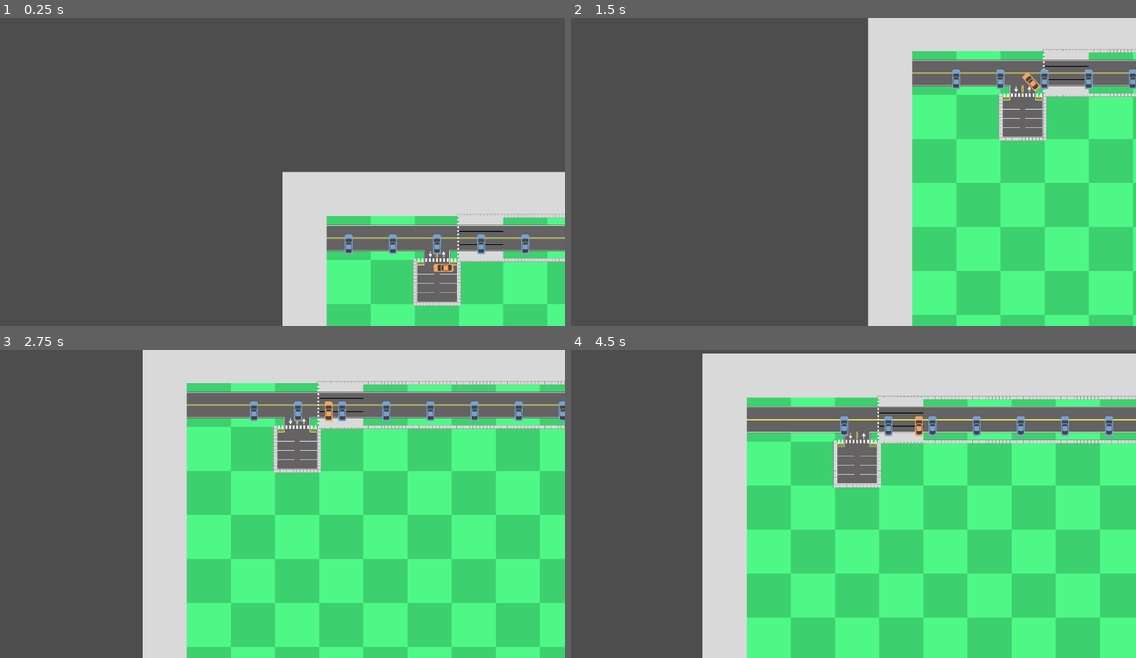
Above: before the commit, frames 1-4 (two rows, left to right).
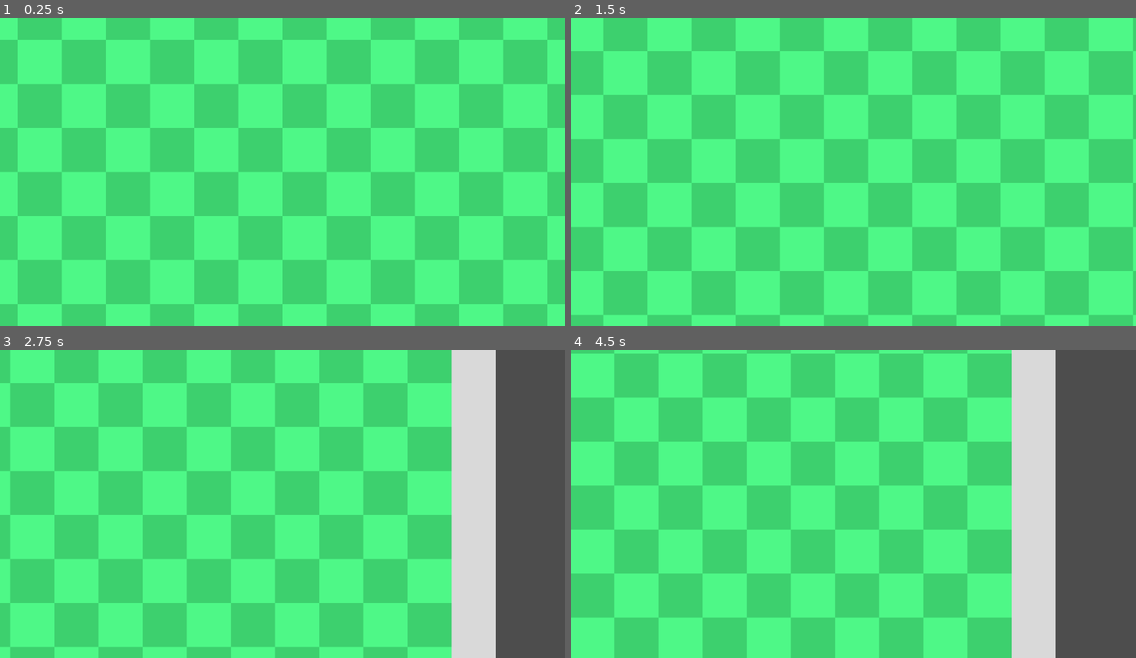
Above: after the commit, the same moments.

Repository: EricBroyles/TheCityPlannersDuelPrototype
Game: Godot game, scene res://Scenes/NavigationExperiment.tscn
Two runs of this game, one before a commit and one after it. Both use one fixed random seed, a clock stepped at 60 frames per second and the inputs below. The project has no main scene, so this scene is started directly.
Inputs (mouse positions are in pixels of both pictures, inside the frame that each line leads up to):
- Up to frame 1 (0.25 s): no input
- Up to frame 2 (1.5 s): tap Enter at 0.5 s; move the mouse to (977, 156) at 0.52 s; hold S (move camera down) 0.53-1.28 s; click (977, 156) at 0.67 s; tap Space at 0.77 s; move the mouse to (740, 187) at 1.27 s; tap A (move camera left) at 1.35 s; click (740, 187) at 1.42 s
- Up to frame 3 (2.75 s): tap Space at 1.52, 2 s; move the mouse to (339, 436) at 2.02 s; hold D (move camera right) from 2.03 s (still down); click (339, 436) at 2.17 s
- Up to frame 4 (4.5 s): move the mouse to (825, 565) at 2.77 s; release D (move camera right) at 2.78 s; tap W (move camera up) at 2.85 s; click (825, 565) at 2.92 s; tap Space at 3.02, 3.77 s; tap Enter at 3.5 s; move the mouse to (1023, 550) at 3.52 s; tap Mouse wheel up (zoom camera in) at 3.6 s; click (1023, 550) at 3.67 s; move the mouse to (684, 457) at 4.27 s; tap Mouse wheel down (zoom camera out) at 4.35 s; click (684, 457) at 4.42 s

The runs differ from the first frame. In frame 1, 91% of the frame differs, in the area x 0-100%, y 0-100%; in frame 2, 70%; in frame 3, 63%; in frame 4, 64%.

Commit message:
more progress on navigation, a better method has been started

Diff:
--- a/Scenes/Gameboard Agents/Car.tscn
+++ b/Scenes/Gameboard Agents/Car.tscn
@@ -18,9 +18,11 @@
 
 [node name="BlueBody" type="Sprite2D" parent="Path/Follower"]
 unique_name_in_owner = true
+rotation = 1.5708
 texture = ExtResource("2_alqdi")
 
 [node name="BronzeBody" type="Sprite2D" parent="Path/Follower"]
 unique_name_in_owner = true
 visible = false
+rotation = 1.5708
 texture = ExtResource("3_fws08")
--- a/Scenes/NavigationExperiment.tscn
+++ b/Scenes/NavigationExperiment.tscn
@@ -1,17 +1,10 @@
-[gd_scene load_steps=9 format=3 uid="uid://dahj0usb83rds"]
+[gd_scene load_steps=7 format=3 uid="uid://dahj0usb83rds"]
 
 [ext_resource type="Script" uid="uid://dltc7627j4xxv" path="res://Scripts/NavigationExperimentAgentController.gd" id="1_cfwh3"]
-[ext_resource type="Texture2D" uid="uid://cg2u5jhqosdu5" path="res://Assets/Gameboard Agents/Car Blue.svg" id="1_ttbo0"]
 [ext_resource type="Script" uid="uid://c40f1qkae7nuk" path="res://Scripts/Camera.gd" id="3_22uxe"]
 [ext_resource type="Texture2D" uid="uid://djembrsa4eng" path="res://Assets/Prototyping/Road2LaneCentersMarked (1).svg" id="4_j53wy"]
 [ext_resource type="Texture2D" uid="uid://bj3gmopyqwf0f" path="res://Assets/Prototyping/Map_Simple_Road_Parking.svg" id="5_hbw67"]
 [ext_resource type="Script" uid="uid://c6e5t0vlgvj8h" path="res://Scripts/nav_handler_experiment.gd" id="6_b6qjm"]
-
-[sub_resource type="Curve2D" id="Curve2D_7af0h"]
-_data = {
-"points": PackedVector2Array(0, 0, 0, 0, 0, 0, 0, 0, 0, 0, 380, 48, 0, 0, 0, 0, 473, 542, 0, 0, 0, 0, 892, 510, 0, 0, 0, 0, 1596, 593)
-}
-point_count = 5
 
 [sub_resource type="Curve2D" id="Curve2D_niplk"]
 _data = {
@@ -25,20 +18,6 @@
 [node name="Camera" type="Camera2D" parent="."]
 unique_name_in_owner = true
 script = ExtResource("3_22uxe")
-
-[node name="Path2D" type="Path2D" parent="."]
-unique_name_in_owner = true
-visible = false
-curve = SubResource("Curve2D_7af0h")
-
-[node name="PathFollow2D" type="PathFollow2D" parent="Path2D"]
-unique_name_in_owner = true
-rotation = 0.12565
-loop = false
-
-[node name="Sprite2D" type="Sprite2D" parent="Path2D/PathFollow2D"]
-rotation = 1.5708
-texture = ExtResource("1_ttbo0")
 
 [node name="NavHandler" type="Node" parent="."]
 script = ExtResource("6_b6qjm")
--- a/Scripts/Car.gd
+++ b/Scripts/Car.gd
@@ -14,6 +14,7 @@
 var speed: float
 var color: int
 var curve: Curve2D
+var collision_radius_pixels: int = 6
 
 static func create(the_curve: Curve2D = Curve2D.new(), the_color: int = COLORS.BLUE) -> Car:
 	var car: Car = GameComponents.CAR.instantiate()
@@ -32,6 +33,10 @@
 func set_speed(spd: float):
 	speed = spd
 
+func set_rotation(rot_deg: float):
+	blue_body.rotation_degrees = rot_deg
+	bronze_body.rotation_degrees = rot_deg
+
 func set_color(the_color: int):
 	#dont call until ready
 	match the_color:
@@ -48,8 +53,29 @@
 func get_pixels_per_sec() -> float:
 	return  get_tile_per_sec() * GameConstants.GAMEBOARD_TILE_SIZE
 
-func get_pixels_per_tick(ticks_per_sec: float) -> float:
-	return get_pixels_per_sec() / ticks_per_sec
+func get_pixels_per_tick() -> float:
+	return get_pixels_per_sec() / GameData.ticks_per_sec
 
-func handle_tick(ticks_per_sec: float):
-	follower.progress += get_pixels_per_tick(ticks_per_sec)
+func tick_step():
+	follower.progress += get_pixels_per_tick()
+
+#func on_collision_path_with(other: Car) -> bool:
+	#var self_path_proj: Array[Vector2] = path_projection()
+	#var other_path_proj: Array[Vector2] = other.path_projection()
+	#collision_radius_pixels
+	#
+	#return
+
+func path_projection(ticks: int) -> Array[Vector2]:
+	var path_proj: Array[Vector2] = []
+	var start_progress = follower.progress
+	var step = get_pixels_per_tick()
+
+	for tick in ticks:
+		follower.progress = start_progress + tick * step
+		path_proj.append(follower.position)
+
+	# restore follower
+	follower.progress = start_progress
+
+	return path_proj
--- a/Scripts/GameData.gd
+++ b/Scripts/GameData.gd
@@ -2,6 +2,9 @@
 
 ## User Interface
 var gameboard_placer_mode: int = GameConstants.MODES.MOUSE_POINTER
+
+## Ticks
+var ticks_per_sec: int = 60
 
 ## Gameboard
 var gameboard_r: int = 20
--- a/Scripts/GameHelper.gd
+++ b/Scripts/GameHelper.gd
@@ -95,6 +95,16 @@
 func convert_mph_to_px_per_sec(mph: float) -> float:
 	return mph * 5280 * GameConstants.GAMEBOARD_TILE_SIZE / GameConstants.GAMEBOARD_TILE_SIZE_FT / 3600
 
+func do_path_projections_collide(rad1: int, path_proj1: Array[Vector2], rad2: int, path_proj2: Array[Vector2]) -> bool:
+	var min_dist := rad1 + rad2
+	for p1 in path_proj1:
+		for p2 in path_proj2:
+			if p1.distance_to(p2) < min_dist:
+				return true
+	return false
+
+
+
 ## Unused (may be useful later)
 #func find_izone_in_tree(node: Node) -> bool:
 	#if node is IZone:
--- a/Scripts/NavigationExperimentAgentController.gd
+++ b/Scripts/NavigationExperimentAgentController.gd
@@ -9,3 +9,4 @@
 	## Setup Camera
 	var limits: Array[float] = [4000.0]
 	camera.custom_camera_limits(limits)
+	camera.position = Vector2(2000,1600)
--- a/Scripts/nav_handler_experiment.gd
+++ b/Scripts/nav_handler_experiment.gd
@@ -11,14 +11,20 @@
 
 var simulation_status: int = SIM_STATUS.PAUSED
 var simulation_ticks: int = 0
-var ticks_per_sec: int = 60
 var next_tick_progress: float = 0
+var path_projection_ticks: int = 60
 
 var lane_start: Vector2 = Vector2(300,330)
 var lane_end: Vector2 = Vector2(3300,330)
 var lane_cars: Array[Car]
 var turning_car: Car
 var all_cars: Array[Car]
+var all_cars_colliding: Array[bool] = []
+
+   #Array([],  all_cars.size()).fill(false)
+#var simulation_paths_collision_data: Array[Dictionary] = []
+#var car_collision_point_data: Dictionary = {"tick": -1, "car": Car, "location": Vector2(0,0), "is_colliding": false}
+
 
 func _ready() -> void:
 	var lane_spot: Vector2 = lane_start
@@ -43,6 +49,11 @@
 		all_cars.append(car)
 	all_cars.append(turning_car)
 
+	all_cars_colliding.resize(all_cars.size()) #array of false
+
+
+
+
 
 
 func _input(event: InputEvent) -> void:
@@ -52,17 +63,25 @@
 
 func _process(delta: float) -> void:
 	if simulation_status == SIM_STATUS.ACTIVE:
-		next_tick_progress += delta * ticks_per_sec
+		next_tick_progress += delta * GameData.ticks_per_sec
 		if next_tick_progress < 1: return
 		next_tick_progress = 0
 		simulation_ticks += 1
 		## DO THE TICKS ACTIONS
 
-		for car in all_cars:
-			car.handle_tick(ticks_per_sec)
+		for i in all_cars.size():
+			if i+1 == all_cars.size(): break
+			var path_proj_i: Array[Vector2] = all_cars[i].path_projection(path_projection_ticks)
+			for j in range(i+1, all_cars.size()):
+				if GameHelper.do_path_projections_collide(all_cars[i].collision_radius_pixels, path_proj_i,
+														  all_cars[j].collision_radius_pixels, all_cars[j].path_projection(path_projection_ticks)):
+					all_cars_colliding[i] = true
+					all_cars_colliding[j] = true
+					#cannot break here as I still need to check them all
 
-
-		#follower.progress += car_pixel_per_sec * delta
+		for i in all_cars.size():
+			if not all_cars_colliding[i]:
+				all_cars[i].tick_step()
 
 
 
--- a/project.godot
+++ b/project.godot
@@ -11,7 +11,7 @@
 [application]
 
 config/name="TheCityPlannersDuelPrototype"
-config/features=PackedStringArray("4.3", "Mobile")
+config/features=PackedStringArray("4.4", "Mobile")
 
 [autoload]
 
